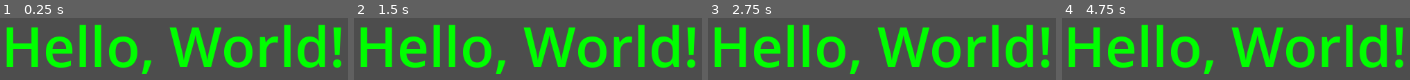
Above: before the commit, frames 1-4 (left to right).
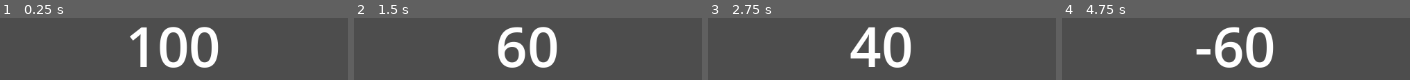
Above: after the commit, the same moments.

Repository: RunninglVlan/FirstGodotGame
Game: Godot game, scene res://gdscript-tutorial/gdscript-tutorial.tscn
Two runs of this game, one before a commit and one after it. Both use one fixed random seed, a clock stepped at 60 frames per second and the inputs below. This scene is started directly instead of the project's main scene.
Inputs:
- Up to frame 1 (0.25 s): no input
- Up to frame 2 (1.5 s): tap Enter at 0.5 s; hold Right (move_right) from 0.53 s (still down); tap Space (jump) at 0.77, 1.25 s
- Up to frame 3 (2.75 s): tap Space (jump) at 1.52 s; tap Enter at 2 s; release Right (move_right) at 2.03 s; hold Left (move_left) from 2.03 s (still down)
- Up to frame 4 (4.75 s): tap Space (jump) at 2.75, 3.02, 3.77, 4.25, 4.52 s; release Left (move_left) at 2.78 s; hold Right (move_right) 2.78-4.28 s; tap Enter at 3.5 s; hold Left (move_left) from 4.28 s (still down)

The runs differ from the first frame. In frame 1, 31% of the frame differs, in the area x 1-99%, y 9-91%; in frame 2, 30%; in frame 3, 29%; in frame 4, 30%.

Commit message:
feat: added variable, changing it on pressed

Diff:
--- a/gdscript-tutorial/gdscript-tutorial.gd
+++ b/gdscript-tutorial/gdscript-tutorial.gd
@@ -3,14 +3,16 @@
 
 @onready var label = $Label
 
+var health = 100
+
 
 func _ready():
-	label.text = "Hello, World!"
-	label.modulate = Color.GREEN
+	label.text = str(health)
 
 
 func _input(event):
-	if !(event is InputEventKey and event.keycode == KEY_SPACE):
+	if !(event is InputEventKey and event.pressed and event.keycode == KEY_SPACE):
 		return
 
-	label.modulate = Color.RED if event.pressed else Color.GREEN
+	health -= 20
+	label.text = str(health)
